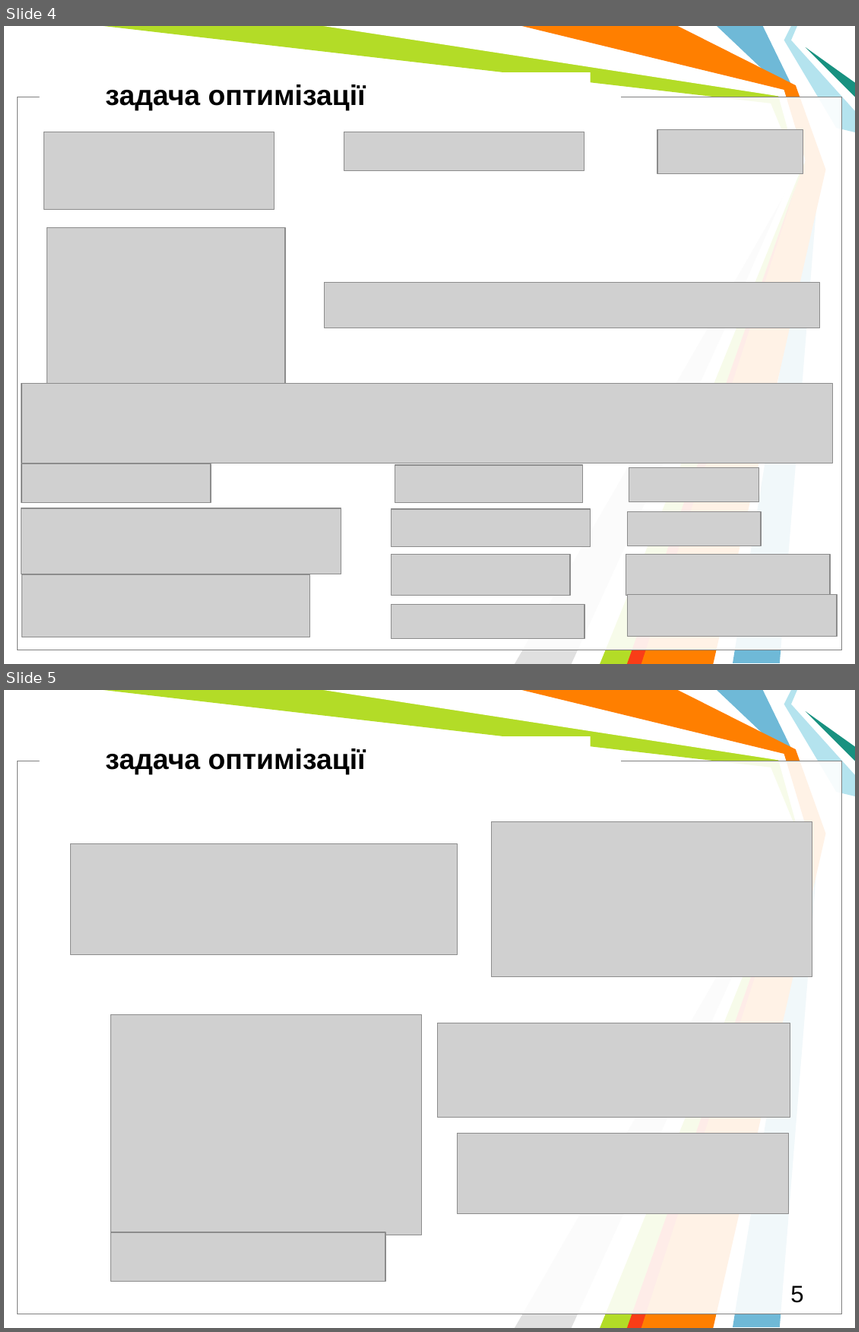
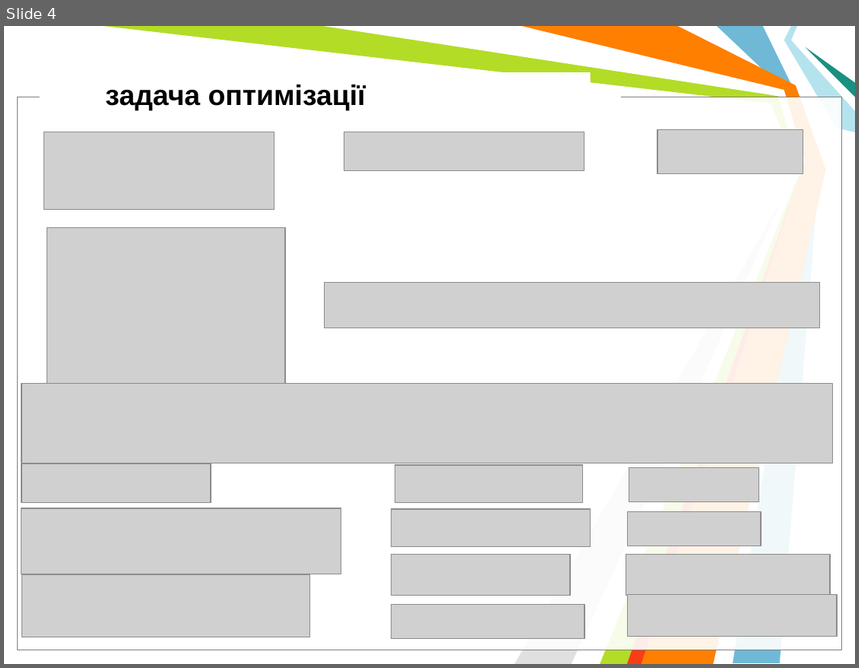
Before and after one commit to l432/NMK, a slide deck: Lecture/DAAD/DAAD_MetaH.pptm. Shown one above the other, each under a label of ours: slides 4 and 5 before the commit, slide 4 after it. The pictures are 859x1332 and 859x668 pixels, drawn with LibreOffice and Linux fonts; fonts in the diff are those of the drawing; grey boxes stand for pictures; background and template pictures are left out. Boxes give left, top, right and bottom in pixels: in the first picture for what was removed or moved away, otherwise in the second. Text is boxed around its words. In the diff, an @@ line names an element or a change of style, - is before the commit and + after.

```diff
--- a/Lecture/DAAD/DAAD_MetaH.pptm
+++ b/Lecture/DAAD/DAAD_MetaH.pptm
@@ slide 5 removed at (4,690,855,1328), background #FFFFFF; not listed: 11 template elements that a slide beside it also shows @@
@@ text removed at (105,749,366,774) @@
-задача оптимізації
@@ picture removed at (492,822,813,977) @@
@@ picture removed at (70,844,457,954) @@
@@ picture removed at (111,1015,422,1235) @@
@@ picture removed at (438,1024,791,1118) @@
@@ picture removed at (457,1134,788,1214) @@
@@ picture removed at (111,1233,386,1283) @@
@@ page number removed at (791,1286,804,1303) @@
-5
```
Also in this commit, not shown: 3 slides added.
